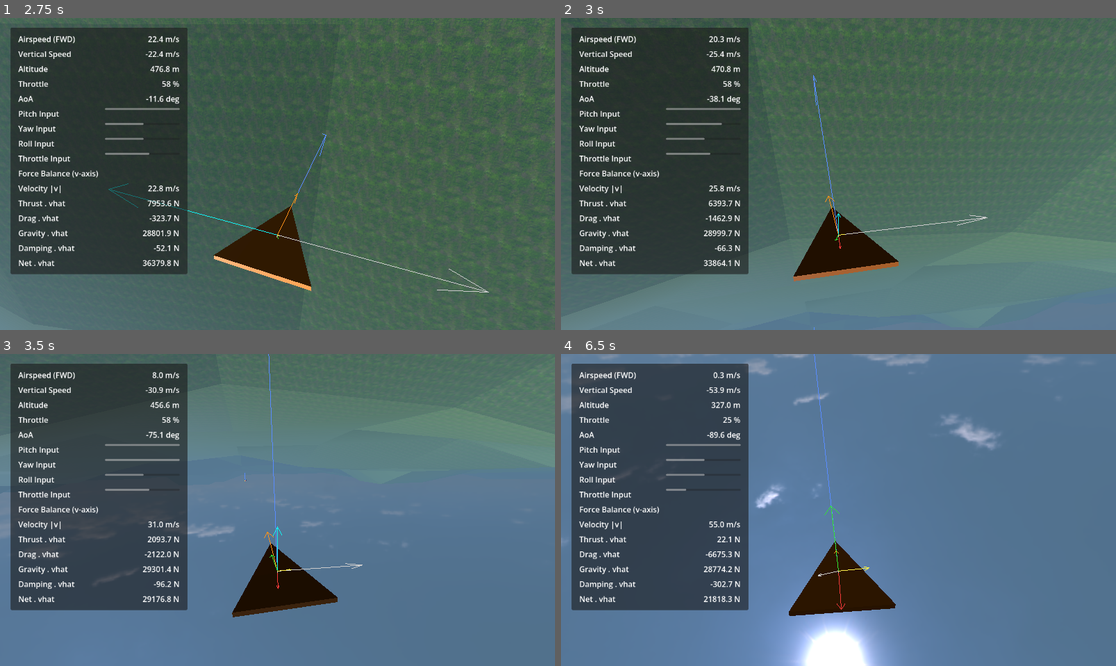
Above: before the commit, frames 1-4 (two rows, left to right).
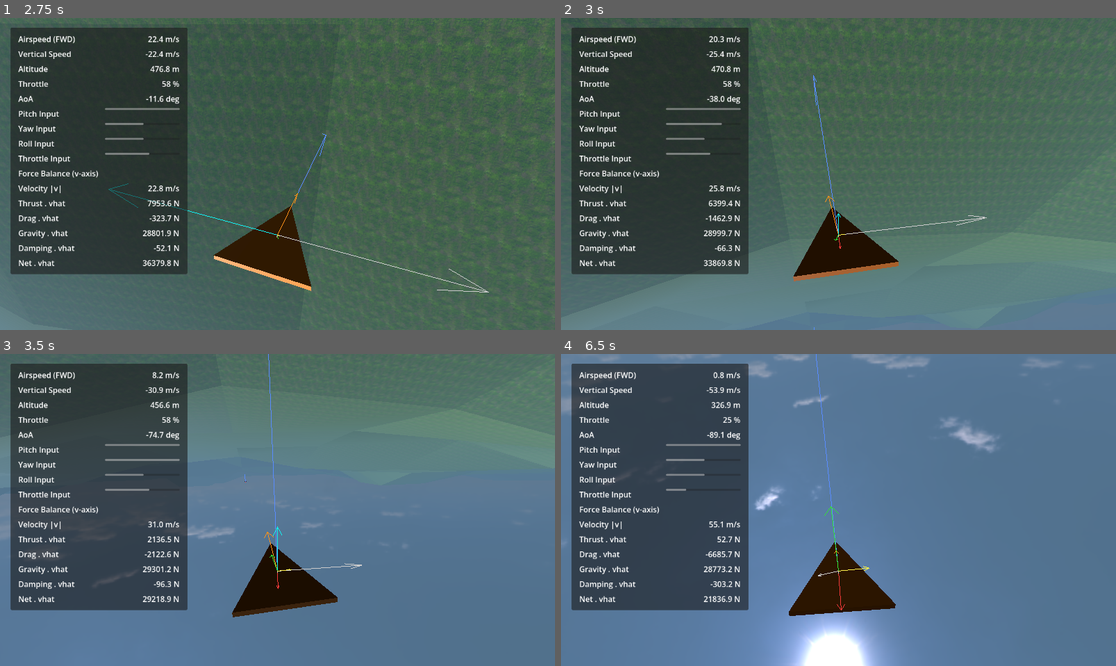
Above: after the commit, the same moments.

Repository: IzalithSky/merlin
Game: Godot game, scene res://scenes/main_menu.tscn
Same seed, same stepped clock (60 frames per second), same inputs: the game is played once before the commit and once after it.
Inputs (mouse positions are in pixels of both pictures, inside the frame that each line leads up to):
- Up to frame 1 (2.75 s): click "New Game (Solo)" at 0.5 s; tap Enter at 1.25 s; move the mouse to (305, 174) at 1.27 s; hold Ctrl 1.28-2.03 s; hold W from 1.28 s (still down); click (305, 174) at 1.42 s; tap Space at 1.52, 2.27 s; move the mouse to (249, 174) at 2.02 s; tap Ctrl at 2.1 s
- Up to frame 2 (3 s): keep holding W; move the mouse to (849, 167) at 2.77 s; hold Q from 2.78 s (still down)
- Up to frame 3 (3.5 s): keep holding W; keep holding Q; tap Ctrl at 3.05 s
- Up to frame 4 (6.5 s): keep holding W; move the mouse to (832, 516) at 3.52 s; release Q at 3.53 s; tap E at 3.6 s; click (832, 516) at 3.67 s; tap Space at 3.77, 4.52, 5.27 s; tap Ctrl every 0.75 s from 3.8 to 6.05 s; move the mouse to (877, 513) at 4.27 s; hold Shift 4.28-5.03 s; move the mouse to (794, 506) at 5.02 s; tap R at 5.1 s; move the mouse to (844, 510) at 5.77 s; hold F from 5.78 s (still down); click (844, 510) at 5.92 s

Frame 1 is identical in both runs. In frame 2, less than 0.1% of the frame differs, in the area x 28-77%, y 22-80%; in frame 3, 0.2%; in frame 4, 0.9%, in the area x 21-89%, y 0-100%.

Commit message:
add sustain turn limiter

Diff:
--- a/scripts/plane_bot_pilot.gd
+++ b/scripts/plane_bot_pilot.gd
@@ -81,6 +81,7 @@
 
 	var forward_speed := _get_forward_speed()
 	_update_forward_speed_trend(forward_speed, delta)
+	_update_sustain_turn_limiter_mode(forward_speed)
 
 	var terrain_response := _get_terrain_avoidance_response()
 	if terrain_response["active"]:
@@ -161,6 +162,15 @@
 		_speed_recovery_last_dive_angle = _get_dive_angle_rad()
 
 
+func _update_sustain_turn_limiter_mode(forward_speed: float) -> void:
+	if not _plane.has_method("set_sustain_turn_limiter_runtime_enabled"):
+		return
+
+	# Above recovery speed the bot may pull to max-lift AoA; below it, preserve energy.
+	var should_use_sustain_turns := forward_speed <= speed_recovery_exit_speed
+	_plane.call("set_sustain_turn_limiter_runtime_enabled", should_use_sustain_turns)
+
+
 func _apply_speed_recovery_controls(forward_speed: float, delta: float) -> void:
 	var span := maxf(speed_recovery_exit_speed - speed_recovery_enter_speed, 1.0)
 	var speed_deficit := maxf(speed_recovery_exit_speed - forward_speed, 0.0)
--- a/scripts/plane_character_controller.gd
+++ b/scripts/plane_character_controller.gd
@@ -17,6 +17,11 @@
 @export var max_lift_turn_limiter_enabled: bool = true
 @export var max_lift_turn_limiter_min_airspeed: float = 5.0
 @export var max_lift_turn_limiter_fade_deg: float = 3.0
+@export var sustain_turn_limiter_enabled: bool = true
+@export var sustain_turn_limiter_min_target_airspeed: float = 100.0
+@export var sustain_turn_limiter_fade_deg: float = 3.0
+@export var sustain_turn_limiter_samples: int = 48
+@export var sustain_turn_limiter_drag_margin: float = 1.05
 
 @export var air_density: float = 1.225
 @export var reference_area: float = 12.0
@@ -124,6 +129,7 @@
 var _frame_dynamic_pressure := 0.0
 var _positive_max_lift_aoa_deg := 15.0
 var _negative_max_lift_aoa_deg := -15.0
+var _sustain_turn_limiter_runtime_enabled := true
 
 
 func _ready() -> void:
@@ -295,11 +301,10 @@
 
 
 func apply_thrust() -> void:
-	var throttle := (throttle_input + 1.0) * 0.5
-	if throttle <= 0.0:
-		return
-
-	var thrust_force := _frame_forward_axis * throttle * max_thrust
+	var thrust_force := _get_thrust_force_world()
+	if thrust_force.length_squared() <= 0.0:
+		return
+
 	apply_central_force(thrust_force)
 	_debug_last_thrust_force_world = thrust_force
 	_push_debug_force(global_position, thrust_force, DEBUG_COLOR_THRUST)
@@ -307,7 +312,7 @@
 
 func apply_plane_torque() -> void:
 	var control_coefficient := maxf(_sample_aero_table(control_authority_coefficient_table, _frame_air_speed), 0.0)
-	var limited_pitch_input := _get_max_lift_limited_pitch_input(pitch_input)
+	var limited_pitch_input := _get_turn_limited_pitch_input(pitch_input)
 	var p_in := -limited_pitch_input
 	var y_in := yaw_input
 	var r_in := roll_input
@@ -443,6 +448,7 @@
 		_bot_target_pitch_input = 0.0
 		_bot_target_yaw_input = 0.0
 		_bot_target_throttle_input = -1.0
+		_sustain_turn_limiter_runtime_enabled = true
 
 	if is_node_ready():
 		_apply_local_player_mode()
@@ -456,6 +462,10 @@
 	_bot_target_pitch_input = clampf(pitch_value, -1.0, 1.0)
 	_bot_target_yaw_input = clampf(yaw_value, -1.0, 1.0)
 	_bot_target_throttle_input = clampf(throttle_value, -1.0, 1.0)
+
+
+func set_sustain_turn_limiter_runtime_enabled(enabled: bool) -> void:
+	_sustain_turn_limiter_runtime_enabled = enabled
 
 
 func _emit_local_state() -> void:
@@ -535,6 +545,14 @@
 	var gravity_direction: Vector3 = ProjectSettings.get_setting("physics/3d/default_gravity_vector")
 	var gravity_magnitude: float = ProjectSettings.get_setting("physics/3d/default_gravity")
 	return gravity_direction * gravity_magnitude * gravity_scale * mass
+
+
+func _get_thrust_force_world() -> Vector3:
+	var throttle := clampf((throttle_input + 1.0) * 0.5, 0.0, 1.0)
+	if throttle <= 0.0:
+		return Vector3.ZERO
+
+	return _frame_forward_axis * throttle * max_thrust
 
 
 func _get_engine_damping_force_world() -> Vector3:
@@ -710,6 +728,70 @@
 	return points[last_index].y
 
 
+func _find_aero_table_segment_index(points: Array[Vector2], x_value: float) -> int:
+	if points.size() < 2:
+		return 0
+
+	var last_segment_index := points.size() - 2
+	if x_value <= points[0].x:
+		return 0
+
+	if x_value >= points[points.size() - 1].x:
+		return last_segment_index
+
+	for index in range(last_segment_index + 1):
+		if x_value <= points[index + 1].x:
+			return index
+
+	return last_segment_index
+
+
+func _advance_aero_table_segment_index(points: Array[Vector2], x_value: float, current_segment_index: int) -> int:
+	if points.size() < 2:
+		return 0
+
+	var last_segment_index := points.size() - 2
+	var segment_index := clampi(current_segment_index, 0, last_segment_index)
+
+	while segment_index < last_segment_index and x_value > points[segment_index + 1].x:
+		segment_index += 1
+
+	while segment_index > 0 and x_value < points[segment_index].x:
+		segment_index -= 1
+
+	return segment_index
+
+
+func _sample_aero_table_segment(points: Array[Vector2], x_value: float, segment_index: int) -> float:
+	if points.is_empty():
+		return 0.0
+
+	if points.size() == 1:
+		return points[0].y
+
+	if x_value <= points[0].x:
+		return points[0].y
+
+	var last_index := points.size() - 1
+	if x_value >= points[last_index].x:
+		return points[last_index].y
+
+	var left_index := clampi(segment_index, 0, last_index - 1)
+	var left := points[left_index]
+	var right := points[left_index + 1]
+	var span := right.x - left.x
+	if absf(span) <= TABLE_SORT_EPSILON:
+		return right.y
+
+	var t := (x_value - left.x) / span
+	return lerpf(left.y, right.y, t)
+
+
+func _get_turn_limited_pitch_input(raw_pitch_input: float) -> float:
+	var limited_pitch_input := _get_max_lift_limited_pitch_input(raw_pitch_input)
+	return _get_sustain_turn_limited_pitch_input(limited_pitch_input)
+
+
 func _get_max_lift_limited_pitch_input(raw_pitch_input: float) -> float:
 	var limited_pitch_input := clampf(raw_pitch_input, -1.0, 1.0)
 	if not max_lift_turn_limiter_enabled:
@@ -747,6 +829,100 @@
 		return 1.0
 
 	return clampf((aoa_deg - _negative_max_lift_aoa_deg) / fade_degrees, 0.0, 1.0)
+
+
+func _get_sustain_turn_limited_pitch_input(raw_pitch_input: float) -> float:
+	var limited_pitch_input := clampf(raw_pitch_input, -1.0, 1.0)
+	if not _should_apply_sustain_turn_limiter():
+		return limited_pitch_input
+
+	if absf(limited_pitch_input) <= 0.0001:
+		return limited_pitch_input
+
+	var fade_degrees := maxf(sustain_turn_limiter_fade_deg, 0.0)
+	if limited_pitch_input < 0.0:
+		var positive_limit := _get_sustainable_aoa_limit(true)
+		return limited_pitch_input * _get_pitch_authority_below_upper_aoa_limit(positive_limit, fade_degrees)
+
+	var negative_limit := _get_sustainable_aoa_limit(false)
+	return limited_pitch_input * _get_pitch_authority_above_lower_aoa_limit(negative_limit, fade_degrees)
+
+
+func _should_apply_sustain_turn_limiter() -> bool:
+	if not sustain_turn_limiter_enabled:
+		return false
+
+	if not _sustain_turn_limiter_runtime_enabled:
+		return false
+
+	if is_local_player and Input.is_key_pressed(KEY_CTRL):
+		return false
+
+	if _frame_air_speed < maxf(max_lift_turn_limiter_min_airspeed, 0.0):
+		return false
+
+	if _frame_air_speed_squared < MIN_AERODYNAMIC_SPEED_SQUARED:
+		return false
+
+	if _positive_max_lift_aoa_deg <= _negative_max_lift_aoa_deg:
+		return false
+
+	return true
+
+
+func _get_sustainable_aoa_limit(positive_limit: bool) -> float:
+	var bound := _positive_max_lift_aoa_deg if positive_limit else _negative_max_lift_aoa_deg
+	var sample_count := maxi(sustain_turn_limiter_samples, 1)
+	var available_force := _get_sustain_available_forward_force()
+	if available_force <= 0.0:
+		return 0.0
+
+	var target_speed := maxf(_frame_air_speed, sustain_turn_limiter_min_target_airspeed)
+	var target_speed_squared := target_speed * target_speed
+	var dynamic_pressure := 0.5 * air_density * target_speed_squared
+	var aero_drag_scale := dynamic_pressure * reference_area
+	var extra_linear_drag := maxf(extra_linear_drag_linear_coefficient, 0.0) * target_speed
+	var extra_quadratic_drag := maxf(extra_linear_drag_quadratic_coefficient, 0.0) * target_speed_squared
+	var engine_damping_drag := maxf(_last_total_linear_damp, 0.0) * mass * target_speed
+	var non_aoa_drag := extra_linear_drag + extra_quadratic_drag + engine_damping_drag
+	var drag_margin := maxf(sustain_turn_limiter_drag_margin, 0.0)
+	var drag_segment_index := _find_aero_table_segment_index(drag_coefficient_table, 0.0)
+	var allowed_aoa := 0.0
+
+	for index in range(sample_count + 1):
+		var weight := float(index) / float(sample_count)
+		var candidate_aoa := lerpf(0.0, bound, weight)
+		drag_segment_index = _advance_aero_table_segment_index(drag_coefficient_table, candidate_aoa, drag_segment_index)
+		var drag_coefficient := maxf(_sample_aero_table_segment(drag_coefficient_table, candidate_aoa, drag_segment_index), 0.0)
+		var required_force := (aero_drag_scale * drag_coefficient + non_aoa_drag) * drag_margin
+		if required_force <= available_force:
+			allowed_aoa = candidate_aoa
+
+	return allowed_aoa
+
+
+func _get_sustain_available_forward_force() -> float:
+	var thrust_force := _get_thrust_force_world()
+	var gravity_force := _get_gravity_force_world()
+	return thrust_force.dot(_frame_airflow_direction) + gravity_force.dot(_frame_airflow_direction)
+
+
+func _get_pitch_authority_below_upper_aoa_limit(upper_limit_deg: float, fade_degrees: float) -> float:
+	if fade_degrees <= 0.0001:
+		if aoa_deg >= upper_limit_deg:
+			return 0.0
+		return 1.0
+
+	return clampf((upper_limit_deg - aoa_deg) / fade_degrees, 0.0, 1.0)
+
+
+func _get_pitch_authority_above_lower_aoa_limit(lower_limit_deg: float, fade_degrees: float) -> float:
+	if fade_degrees <= 0.0001:
+		if aoa_deg <= lower_limit_deg:
+			return 0.0
+		return 1.0
+
+	return clampf((aoa_deg - lower_limit_deg) / fade_degrees, 0.0, 1.0)
 
 
 func _sanitize_aero_tables() -> void:
